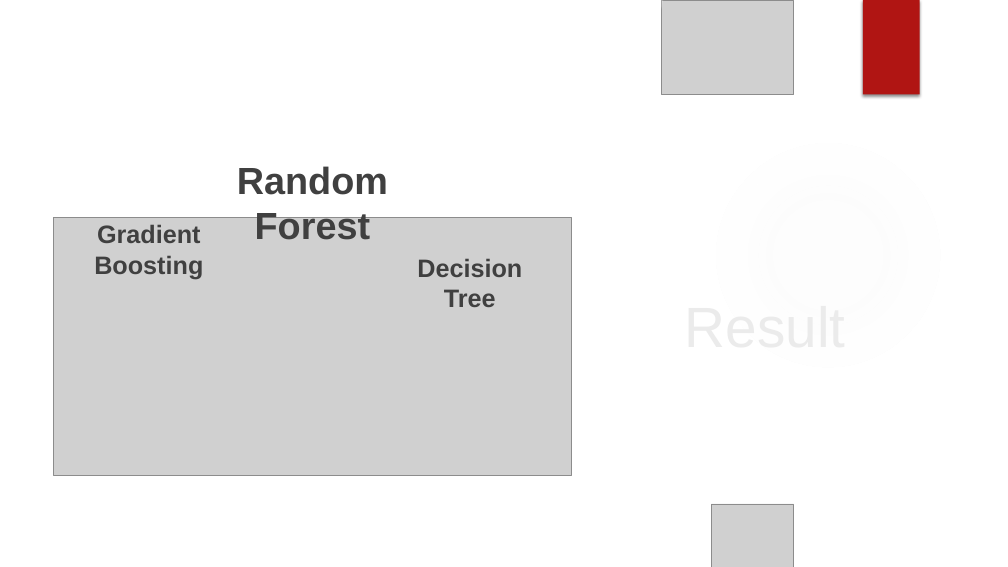
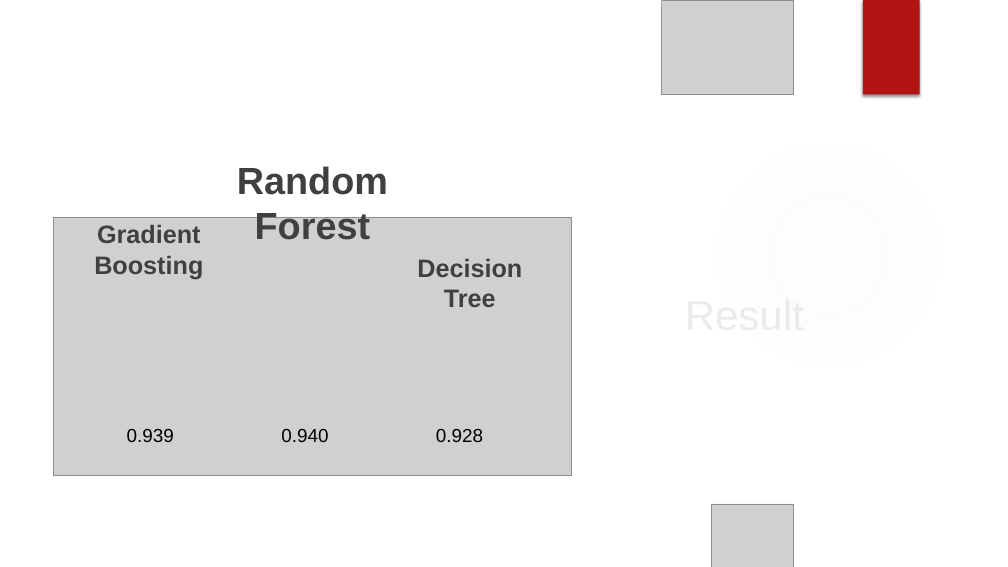
Before and after one commit to georgetown-analytics/Booksville, a slide deck: slide 16 of presentation/Booksville Presentation.pptx. Drawn at 1008x567 pixels with LibreOffice and Linux fonts; fonts in the diff are those of the drawing; grey boxes stand for pictures; background and template pictures are left out. Boxes give left, top, right and bottom in pixels: in the first picture for what was removed or moved away, otherwise in the second. Text is boxed around its words. In the diff, an @@ line names an element or a change of style, - is before the commit and + after.

```diff
--- a/presentation/Booksville Presentation.pptx
+++ b/presentation/Booksville Presentation.pptx
@@ title "Result" at bbox=[678, 110, 955, 343]: size 54 to 40 pt @@
@@ text added at bbox=[127, 429, 174, 442], 18 pt, text #000000 @@
+0.939
@@ text added at bbox=[281, 429, 328, 442], 18 pt, text #000000 @@
+0.940
@@ text added at bbox=[436, 429, 483, 442], 18 pt, text #000000 @@
+0.928
```
Also in this commit, not shown: 16 other slides changed.
